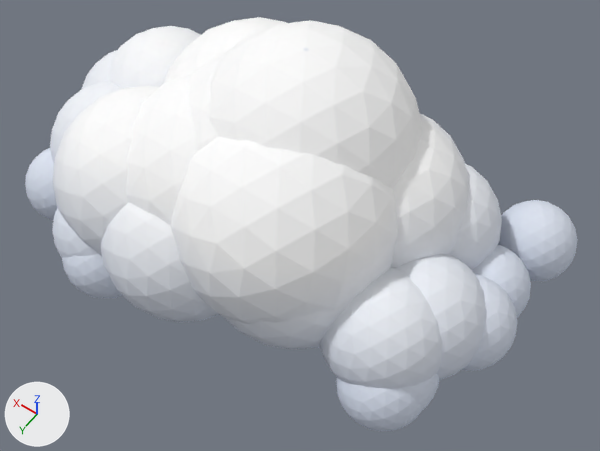
Two versions of the OBJ model Break A Bed/Models/clouds/Cloud_1.obj, one commit apart.
Camera for both pictures: a camera (50 mm lens) standing at (-28.4, 34.6, 58.2) and looking at (-5.1, 1.9, 6.8). Every picture has the same lights, and +X, +Y and +Z are marked at lower left. The older version comes first. Where no turn or scale is listed for an object, it has been applied to the vertices.

The first picture shows 'Cloud'.
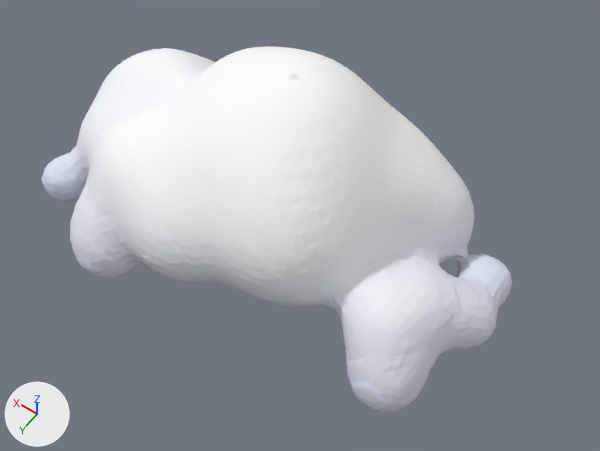
The change in detail:
me_cloud is used by ob_cloud; location (0.0, 0.0, 0.0).
me_cloud had 4860 vertices, 9600 faces and spanned x -23.4..22.5, y -15.1..14.4, z 0.4..20.6.
me_cloud now has 4294 vertices, 8588 faces and spans x -21.4..21.2, y -13.0..13.1, z 0.0..18.3.
me_cloud part 1: the loose piece of 162 vertices spanning x -13.5..4.6, y -6.2..12.0, z 0.4..17.8 is rebuilt with 4294 vertices and now spans x -21.4..21.2, y -13.0..13.1, z 0.0..18.3.
me_cloud part 2: 24 loose pieces with 3888 vertices, spanning x -23.4..22.5, y -15.1..14.4, z 0.4..20.6, are deleted.
me_cloud part 3: 810 vertices removed from x -20.3..11.9, y -14.5..10.9, z 0.4..17.0.

What differs and where, as boxes (x1, y1, x2, y2) in the pictures (600 x 451 px):
'Cloud', reshaped (15% narrower, 12% shorter)
    before: (25, 17, 578, 431)
    after: (42, 46, 512, 412)
part 1 of me_cloud, rebuilt
    before: (171, 137, 397, 324)
    after: (42, 46, 512, 412)
part 2 of me_cloud, deleted
    before: (25, 20, 578, 389)
part 3 of me_cloud, deleted
    before: (163, 17, 469, 431)
